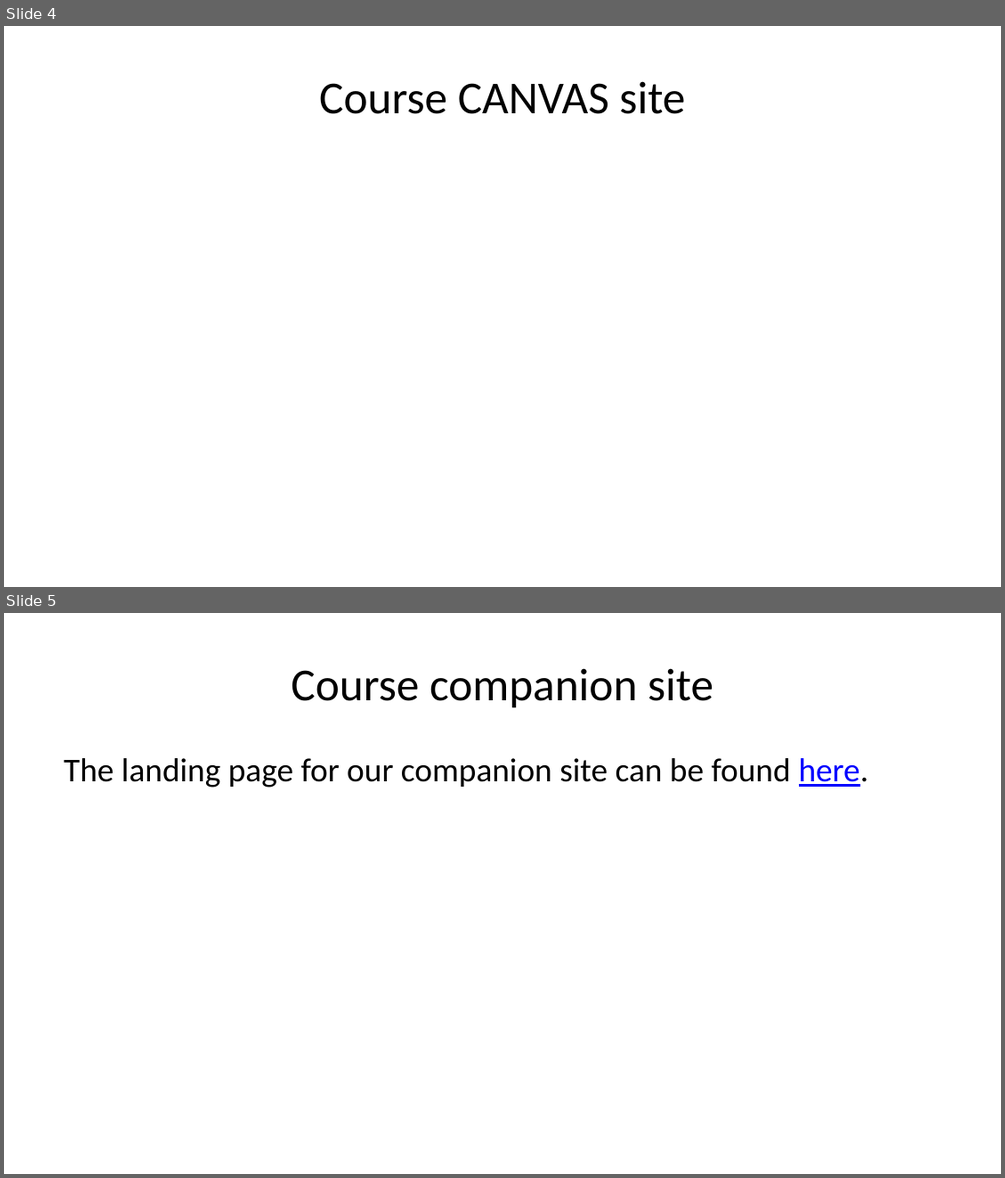
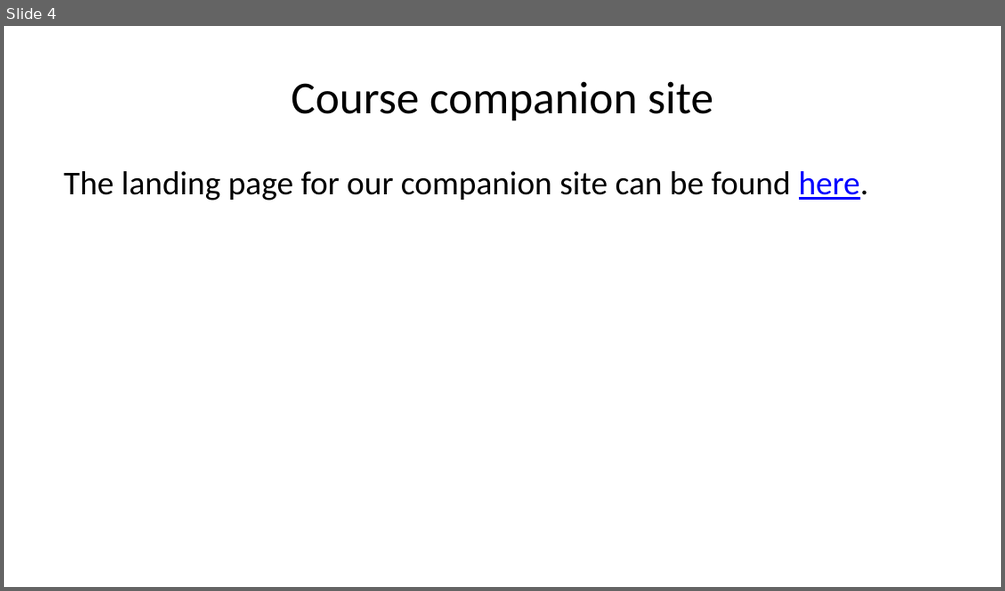
Before and after one commit to data-202/sp25, a slide deck: docs/weeks/week01.pptx. Shown one above the other, each under a label of ours: slides 4 and 5 before the commit, slide 4 after it. The pictures are 1005x1178 and 1005x591 pixels, drawn with LibreOffice and Linux fonts; fonts in the diff are those of the drawing. Boxes give left, top, right and bottom in pixels: in the first picture for what was removed or moved away, otherwise in the second. Text is boxed around its words. In the diff, an @@ line names an element or a change of style, - is before the commit and + after.

Commit message:
site update

```diff
--- a/docs/weeks/week01.pptx
+++ b/docs/weeks/week01.pptx
@@ slide 4 removed at bbox=[4, 26, 1001, 587], background #FFFFFF @@
@@ title removed at bbox=[319, 81, 685, 114] @@
-Course CANVAS site
@@ what was slide 5 is now slide 4 @@
```
Also in this commit, not shown: 1 other slide removed, 44 other files.
